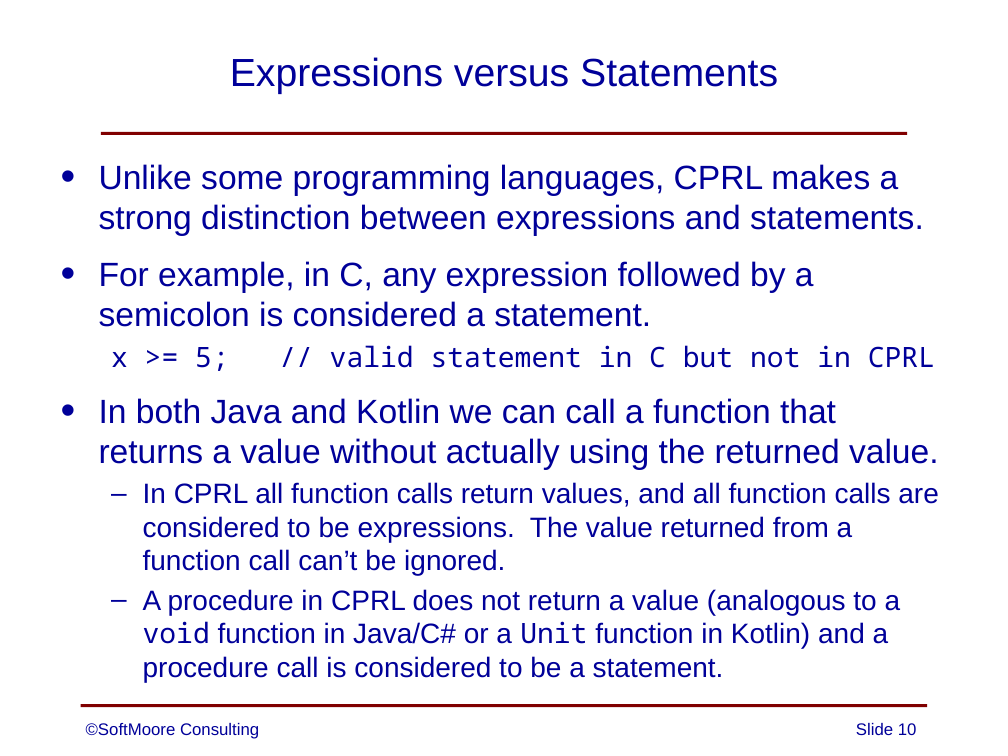
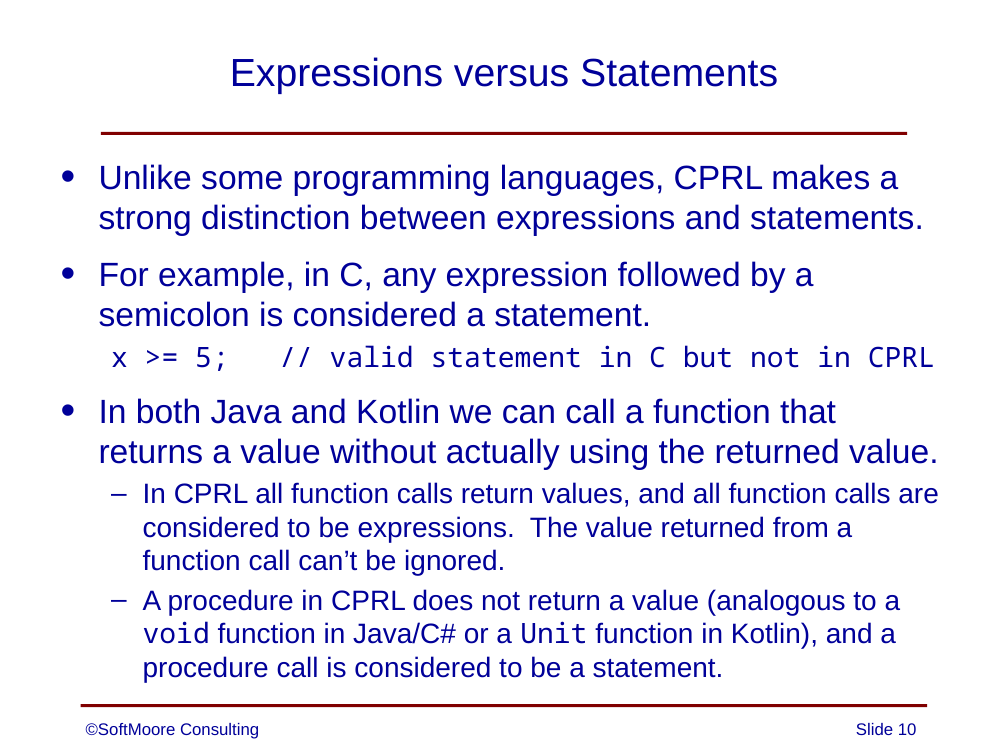
Before and after one commit to SoftMoore/CPRL-Kt-3rd, a slide deck: slide 10 of PowerPoints/04 - Definition of CPRL.pptx. Drawn at 1008x756 pixels with LibreOffice and Linux fonts; fonts in the diff are those of the drawing. Boxes give left, top, right and bottom in pixels: in the first picture for what was removed or moved away, otherwise in the second. Text is boxed around its words. In the diff, an @@ line names an element or a change of style, - is before the commit and + after.

Commit message:
minor update to one slide

```diff
--- a/PowerPoints/04 - Definition of CPRL.pptx
+++ b/PowerPoints/04 - Definition of CPRL.pptx
@@ text at [143,589,901,682]: text changed @@
-  – A procedure in CPRL does not return a value (analogous to a void function in Java/C# or a Unit function in Kotlin) and a procedure call is considered to be a statement.
+  – A procedure in CPRL does not return a value (analogous to a void function in Java/C# or a Unit function in Kotlin), and a procedure call is considered to be a statement.
```
